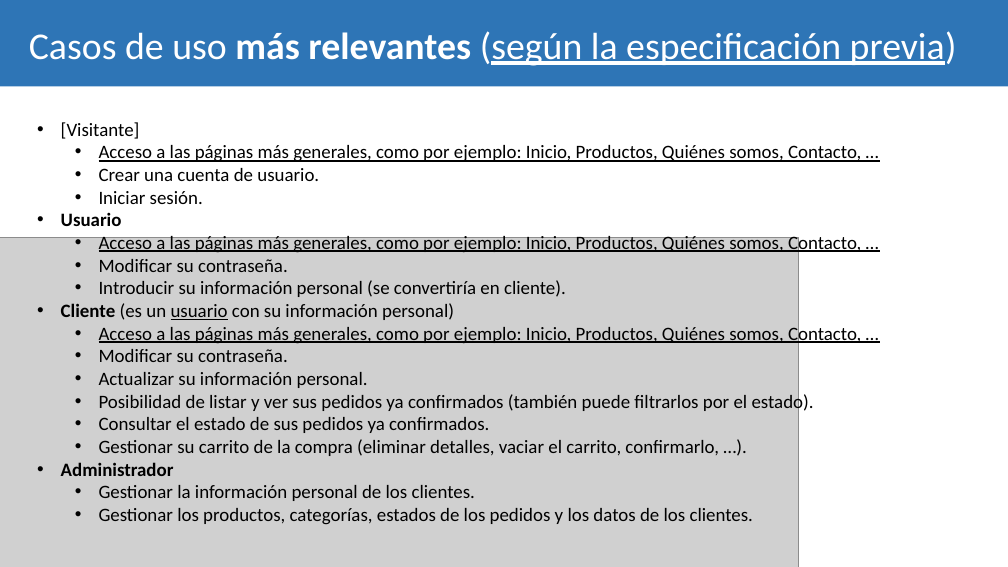
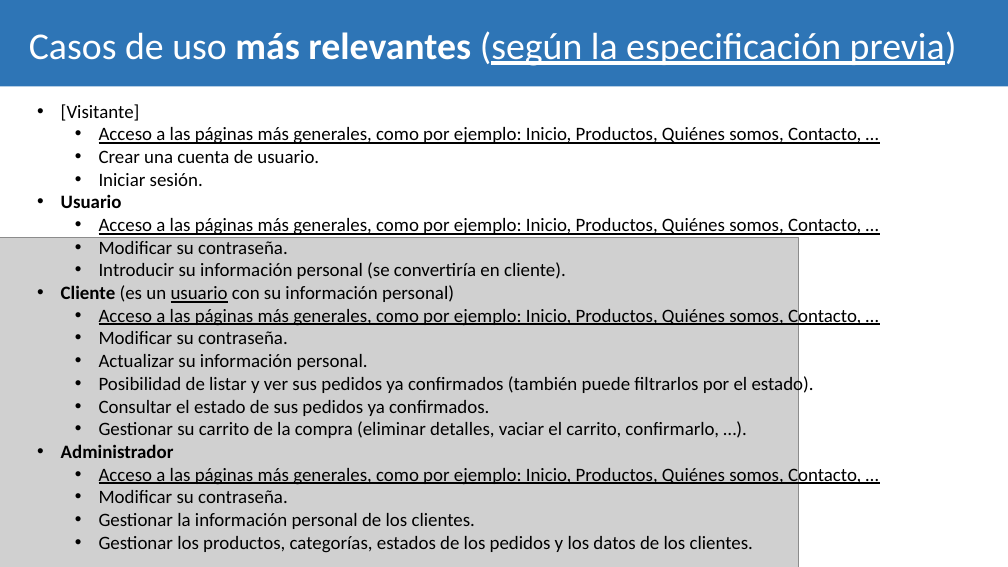
Before and after one commit to alejandromaringomez/ProyectoCameraShop, a slide deck: slide 5 of Camera.Shop.pptx. Drawn at 1008x567 pixels with LibreOffice and Linux fonts; fonts in the diff are those of the drawing; grey boxes stand for pictures. Boxes give left, top, right and bottom in pixels: in the first picture for what was removed or moved away, otherwise in the second. Text is boxed around its words. In the diff, an @@ line names an element or a change of style, - is before the commit and + after.

Commit message:
Redacción de la memoria y mejoro el acceso de añadir metas.

```diff
--- a/Camera.Shop.pptx
+++ b/Camera.Shop.pptx
@@ text "[Visitante]": place and size @@
-text "[Visitante]" at (61, 122, 861, 524)
+text "[Visitante]" at (61, 104, 861, 552)
@@ text at (99, 465, 861, 503): paragraphs added @@
+  • Acceso a las páginas más generales, como por ejemplo: Inicio, Productos, Quiénes somos, Contacto, …
+  • Modificar su contraseña.
```
